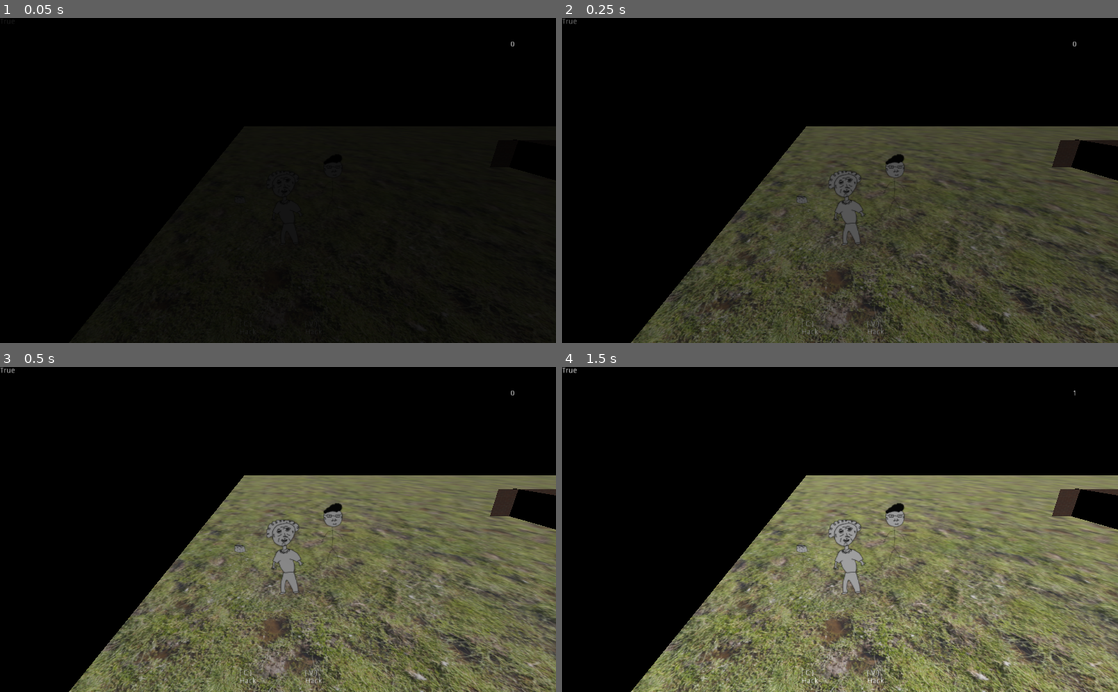
Above: before the commit, frames 1-4 (two rows, left to right).
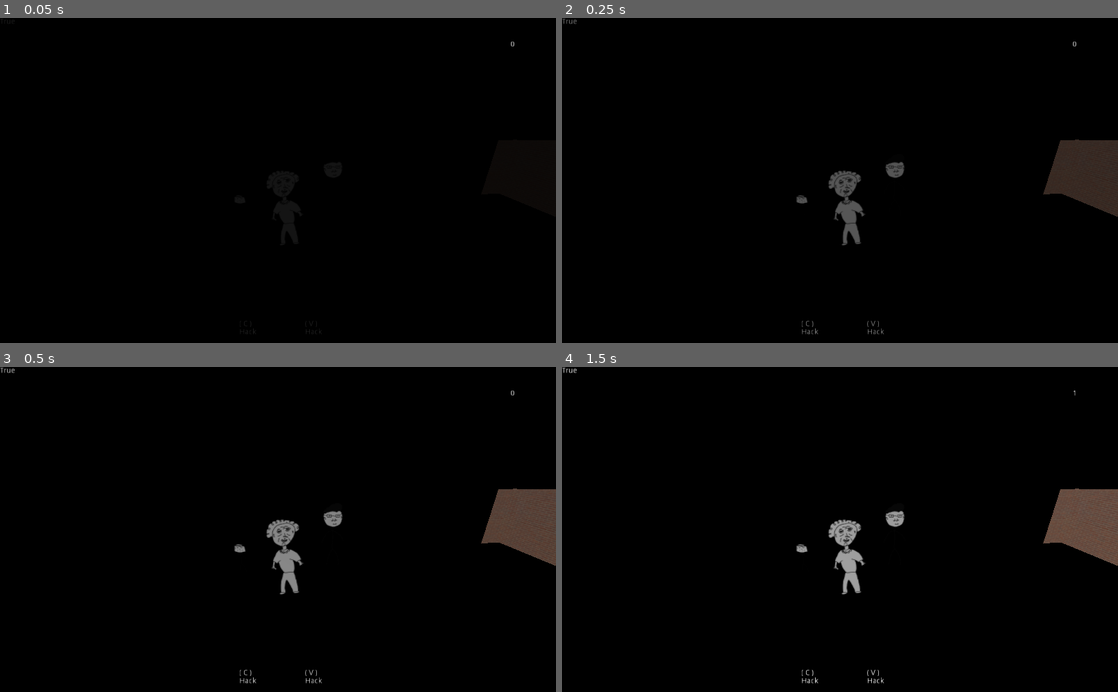
Above: after the commit, the same moments.

Repository: grunkgrunk/gwj-20
Game: Godot game, scene res://World.tscn
Same seed, same stepped clock (60 frames per second), same inputs: the game is played once before the commit and once after it. The engine's default icon, where the game draws it, is replaced by a stand-in: a white triangle on a blue panel in a dark square.
Inputs:
- Up to frame 1 (0.05 s): no input
- Up to frame 2 (0.25 s): no input
- Up to frame 3 (0.5 s): no input
- Up to frame 4 (1.5 s): tap Enter (ui_accept) at 0.5, 0.77, 1.25 s; hold Right (ui_right) 0.53-1.28 s; tap C (action_1) at 0.6 s; hold Down (ui_down) from 1.28 s (still down); tap V (action_2) at 1.35 s

The runs differ from the first frame. In frame 1, less than 0.1% of the frame differs, in the area x 24-97%, y 62-100%; in frame 2, 46%; in frame 3, 47%; in frame 4, 47%, in the area x 12-100%, y 33-100%.

Commit message:
dunno

Diff:
--- a/game/Ground.tscn
+++ b/game/Ground.tscn
@@ -1,11 +1,5 @@
 [gd_scene load_steps=2 format=2]
 
-[ext_resource path="res://grass.jpg" type="Texture" id=1]
+[ext_resource path="res://ground.escn" type="PackedScene" id=1]
 
-[node name="Ground" type="Sprite3D"]
-transform = Transform( 1, 0, 0, 0, -1.62921e-07, -1, 0, 1, -1.62921e-07, 0, 0, 0 )
-shaded = true
-alpha_cut = 1
-texture = ExtResource( 1 )
-region_enabled = true
-region_rect = Rect2( 0, 0, 3000, 3000 )
+[node name="test" instance=ExtResource( 1 )]
--- a/game/Wall.tscn
+++ b/game/Wall.tscn
@@ -1,12 +1,16 @@
-[gd_scene load_steps=2 format=2]
+[gd_scene load_steps=3 format=2]
 
 [ext_resource path="res://wall.png" type="Texture" id=1]
 
-[node name="Wall" type="Sprite3D"]
-shaded = true
-alpha_cut = 1
+[sub_resource type="BoxShape" id=1]
+extents = Vector3( 1, 1, 0.0928216 )
+
+[node name="Sprite3D" type="Sprite3D"]
 texture = ExtResource( 1 )
 region_enabled = true
-region_rect = Rect2( 0, 0, 1000, 100 )
+region_rect = Rect2( 0, 0, 200, 1024 )
 
-[node name="body" type="StaticBody" parent="."]
+[node name="Wall" type="StaticBody" parent="."]
+
+[node name="CollisionShape" type="CollisionShape" parent="Wall"]
+shape = SubResource( 1 )
